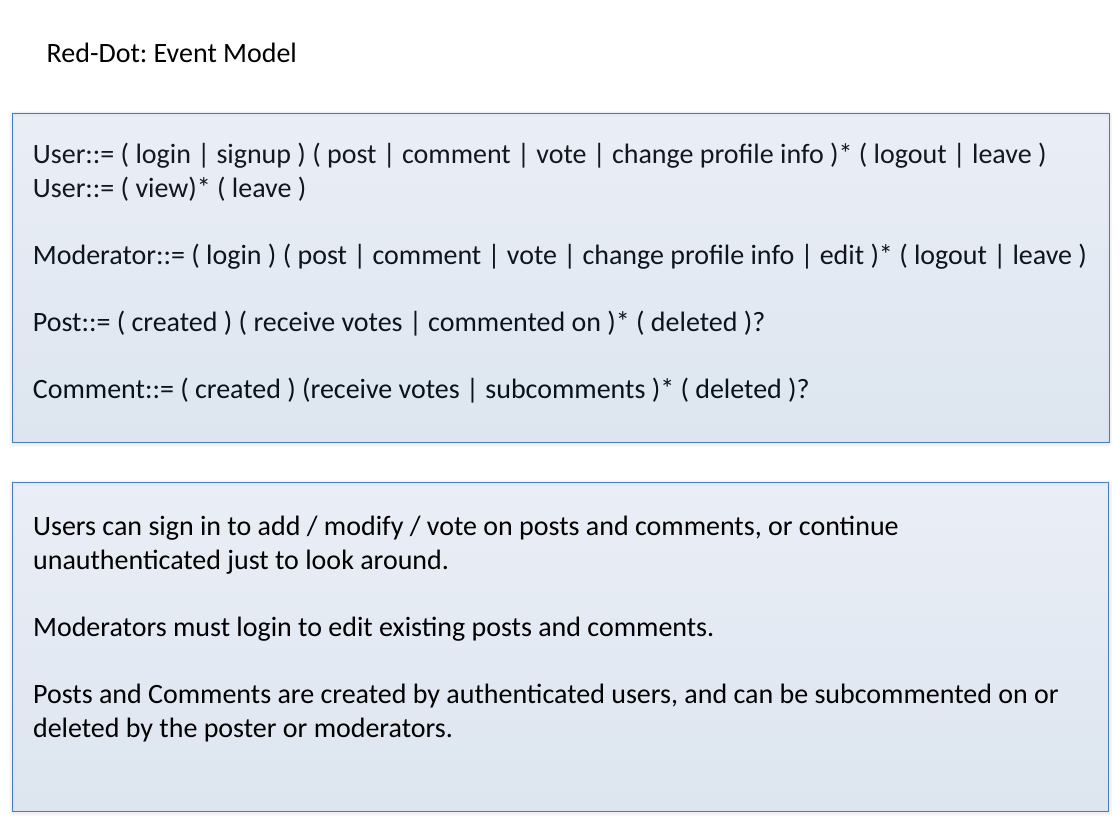
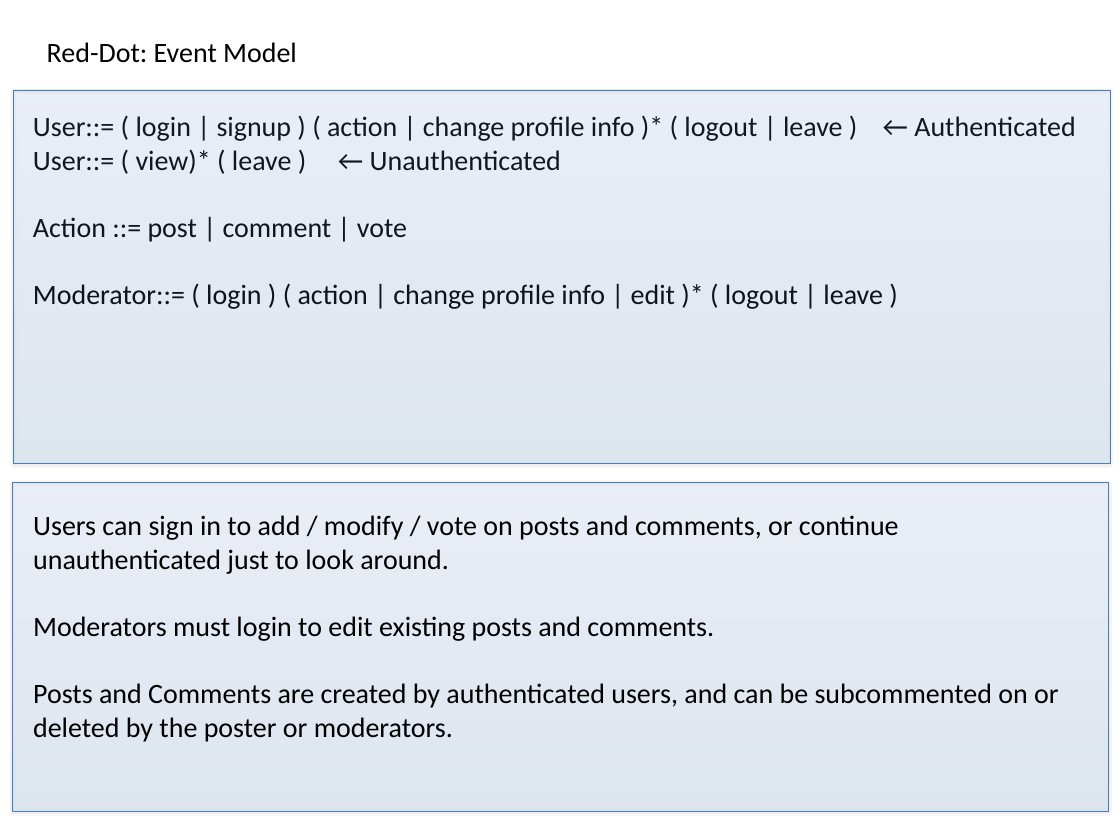
Before and after one commit to safreiberg/saf_proj3, a slide deck: slide 4 of deliverables/P3.1 OM.pptx. Drawn at 1120x840 pixels with LibreOffice and Linux fonts; fonts in the diff are those of the drawing. Boxes give left, top, right and bottom in pixels: in the first picture for what was removed or moved away, otherwise in the second. Text is boxed around its words. In the diff, an @@ line names an element or a change of style, - is before the commit and + after.

```diff
--- a/deliverables/P3.1 OM.pptx
+++ b/deliverables/P3.1 OM.pptx
@@ rectangle: place and size @@
-rectangle at <box>12,113,1109,442</box>
+rectangle at <box>13,90,1110,463</box>
@@ text at <box>33,116,1075,309</box>: text changed @@
-User::= ( login | signup ) ( post | comment | vote | change profile info )* ( logout | leave )
-User::= ( view)* ( leave )
-Moderator::= ( login ) ( post | comment | vote | change profile info | edit )* ( logout | leave )
-Post::= ( created ) ( receive votes | commented on )* ( deleted )?
-Comment::= ( created ) (receive votes | subcomments )* ( deleted )?
+User::= ( login | signup ) ( action | change profile info )* ( logout | leave ) ← Authenticated
+User::= ( view)* ( leave ) ← Unauthenticated
+Action ::= post | comment | vote
+Moderator::= ( login ) ( action | change profile info | edit )* ( logout | leave )
```
Also in this commit, not shown: 2 other slides changed, 24 other files.
